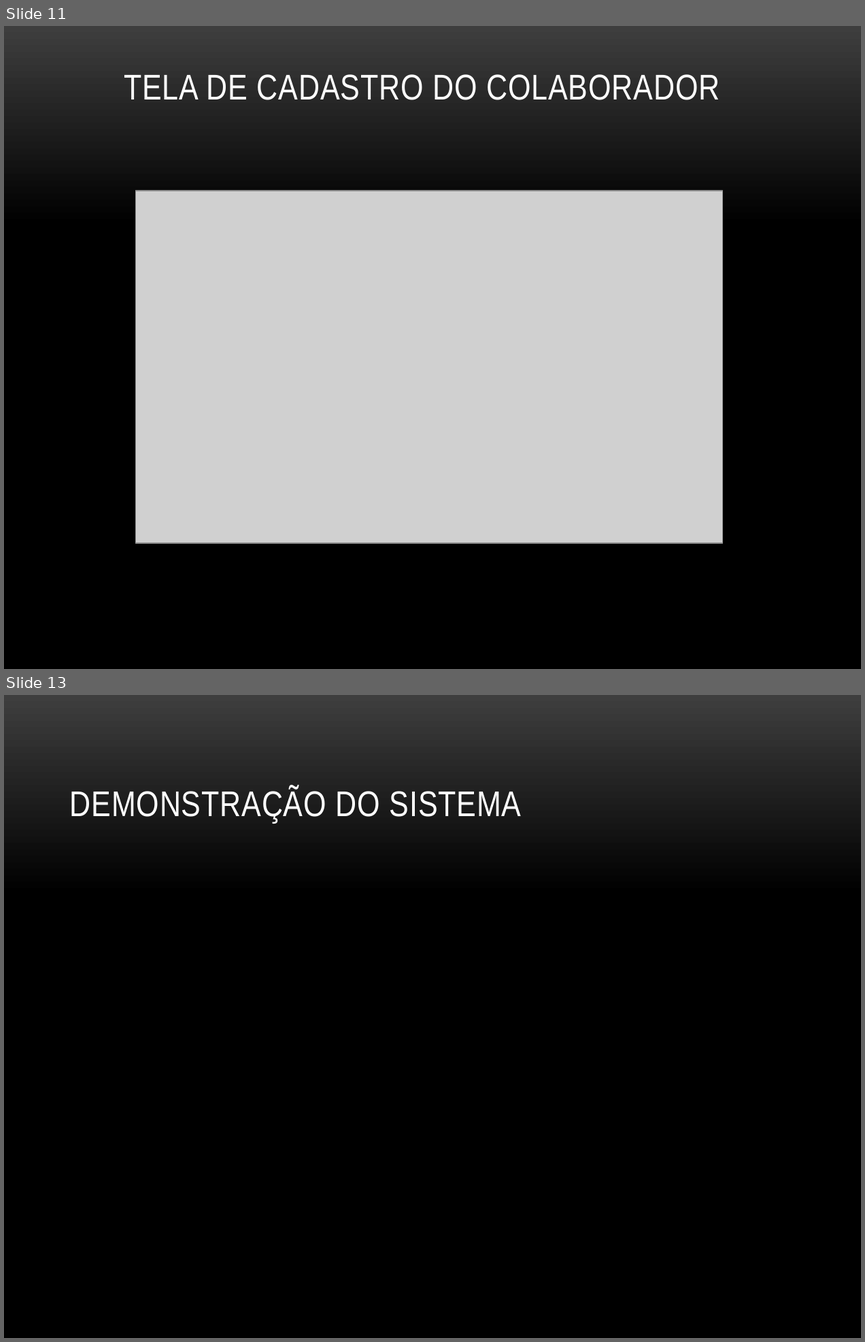
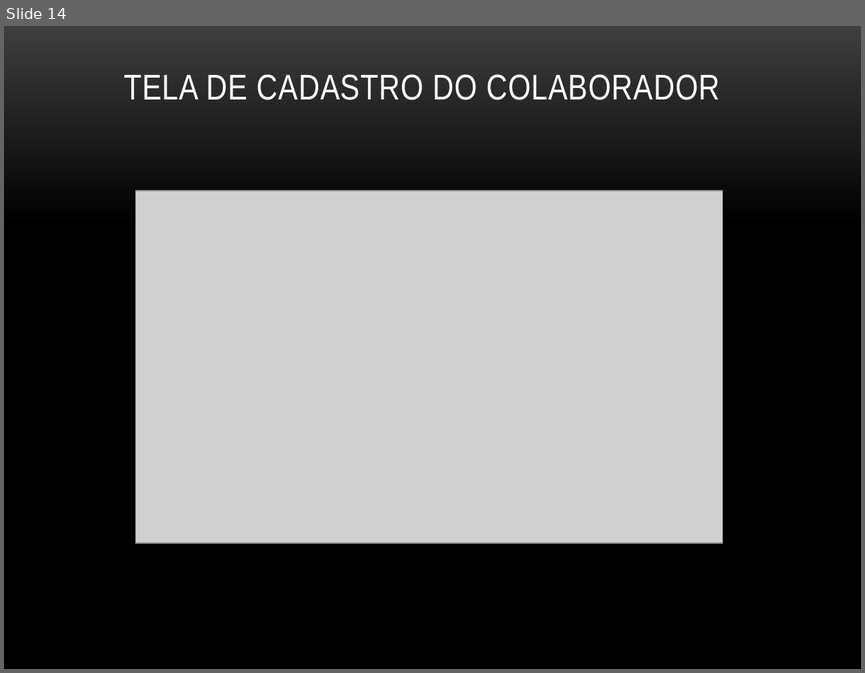
Before and after one commit to brunoemer/cooptel-ucs, a slide deck: Documentos/ApresentaçãoCiclo1.pptx. Shown one above the other, each under a label of ours: slides 11 and 13 before the commit, slide 14 after it; the slides between them are not shown. The pictures are 865x1342 and 865x673 pixels, drawn with LibreOffice and Linux fonts; fonts in the diff are those of the drawing; grey boxes stand for pictures; background and template pictures are left out. Boxes give left, top, right and bottom in pixels: in the first picture for what was removed or moved away, otherwise in the second. Text is boxed around its words. In the diff, an @@ line names an element or a change of style, - is before the commit and + after.

```diff
--- a/Documentos/ApresentaçãoCiclo1.pptx
+++ b/Documentos/ApresentaçãoCiclo1.pptx
@@ slide 13 removed at (4, 695, 861, 1338), background picture (left out) @@
@@ title removed at (70, 787, 521, 823) @@
-DEMONSTRAÇÃO DO SISTEMA
@@ what was slide 11 is now slide 14 @@
```
Also in this commit, not shown: 1 slide changed, 3 slides added.
